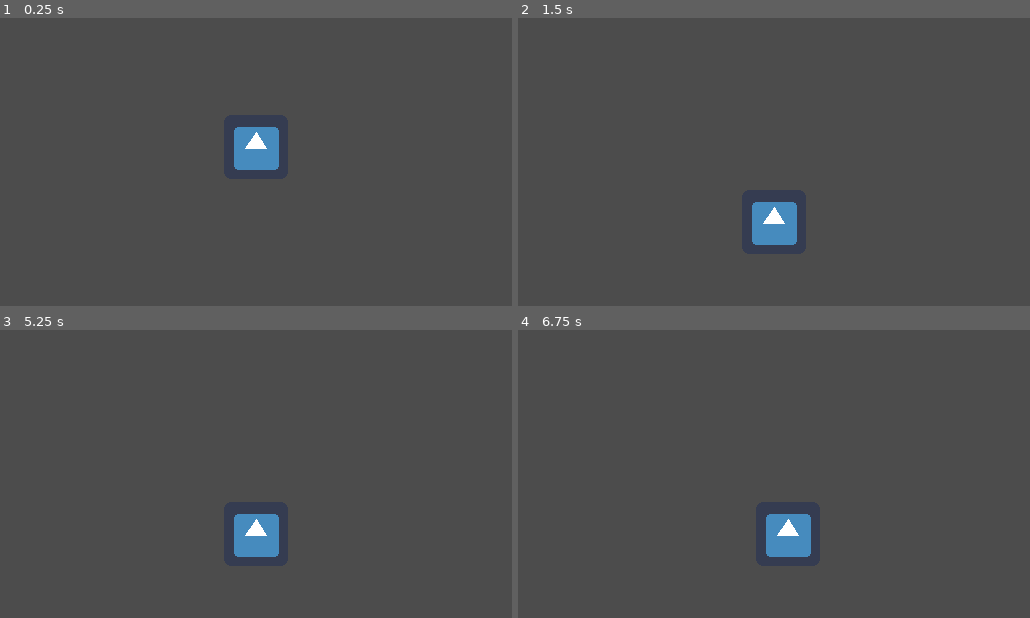
Above: before the commit, frames 1-4 (two rows, left to right).
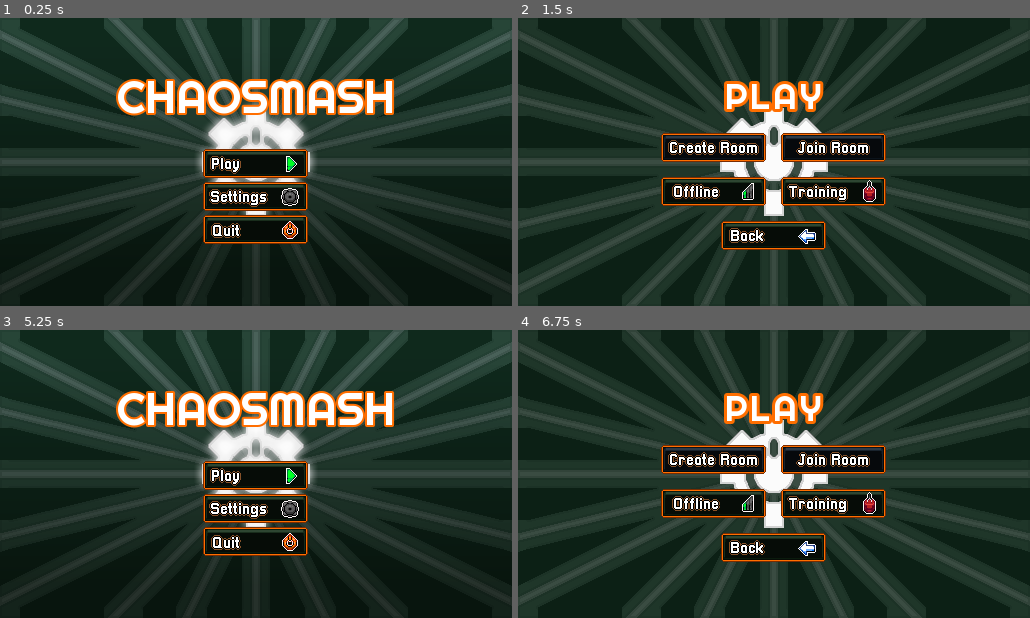
Above: after the commit, the same moments.

Repository: GE-Community/ChaoSmash
Game: Godot game, scene res://Menu/MainMenu.tscn
Same seed, same stepped clock (60 frames per second), same inputs: the game is played once before the commit and once after it. Before the commit the project starts from res://Stages/DebugStage/DebugStage.tscn. The engine's default icon, where the game draws it, is replaced by a stand-in: a white triangle on a blue panel in a dark square.
Inputs (mouse positions are in pixels of both pictures, inside the frame that each line leads up to):
- Up to frame 1 (0.25 s): no input
- Up to frame 2 (1.5 s): click (774, 196) at 0.52 s; click (774, 164) at 1.27 s
- Up to frame 3 (5.25 s): click (194, 459) at 2.02 s; click (317, 459) at 2.77 s; click (194, 502) at 3.52 s; click (317, 502) at 4.27 s; click (256, 548) at 5.02 s
- Up to frame 4 (6.75 s): click (774, 476) at 5.77 s; tap Enter at 6.5 s; hold D (player_right) from 6.53 s (still down)

The runs differ from the first frame. In frame 1, 93% of the frame differs, in the area x 0-100%, y 0-100%; in frame 2, 94%; in frame 3, 93%; in frame 4, 94%.

Commit message:
Added Main Menu And Lobby

Diff:
--- /dev/null
+++ b/Menu/MainMenu.gd
@@ -0,0 +1,22 @@
+extends Control
+
+# Variables
+var backgrounds : Array = ["res://Menu/Backgrounds/menu.png", "res://Menu/Backgrounds/menu2.png"]
+
+# Onready Variables
+onready var background_node : TextureRect = $Background
+
+func _ready():
+	randomize() #Using Randomize so that rand_range gives random results every time
+	var background : int = round(rand_range(0, backgrounds.size()-1)) # Getting a random index for background
+	var background_texture : Texture = load(backgrounds[background]) # Loading background texture
+	background_node.set_texture(background_texture) # Setting background
+
+func _on_PlayBtn_pressed():
+	SceneManager.goto("PlayMenu") # Changing scene to PlayMenu
+
+func _on_SettingsBtn_pressed():
+	pass # to be replaced by code for settings
+
+func _on_QuitBtn_pressed():
+	get_tree().quit() # Quit the game
--- /dev/null
+++ b/Menu/MainMenu.tscn
@@ -0,0 +1,96 @@
+[gd_scene load_steps=10 format=2]
+
+[ext_resource path="res://Menu/Buttons/PlayBtn.png" type="Texture" id=1]
+[ext_resource path="res://Menu/MainMenu.gd" type="Script" id=2]
+[ext_resource path="res://Menu/Buttons/PlayBtnPressed.png" type="Texture" id=3]
+[ext_resource path="res://Menu/Buttons/Settingsbtn.png" type="Texture" id=4]
+[ext_resource path="res://Menu/Buttons/SettingsPressed.png" type="Texture" id=5]
+[ext_resource path="res://Menu/Buttons/QuitBtn.png" type="Texture" id=6]
+[ext_resource path="res://Menu/Buttons/QuitBtnPressed.png" type="Texture" id=7]
+[ext_resource path="res://Menu/Righteous-Regular.ttf" type="DynamicFontData" id=8]
+
+[sub_resource type="DynamicFont" id=1]
+size = 45
+outline_size = 2
+outline_color = Color( 1, 0.435294, 0, 1 )
+use_filter = true
+font_data = ExtResource( 8 )
+
+[node name="MainMenu" type="Control"]
+anchor_right = 1.0
+anchor_bottom = 1.0
+script = ExtResource( 2 )
+__meta__ = {
+"_edit_use_anchors_": false
+}
+
+[node name="Background" type="TextureRect" parent="."]
+anchor_right = 1.0
+anchor_bottom = 1.0
+expand = true
+__meta__ = {
+"_edit_use_anchors_": false
+}
+
+[node name="Buttons" type="Control" parent="."]
+anchor_right = 1.0
+anchor_bottom = 1.0
+
+[node name="CenterContainer" type="CenterContainer" parent="Buttons"]
+anchor_right = 1.0
+anchor_bottom = 1.0
+margin_top = 69.0
+__meta__ = {
+"_edit_use_anchors_": false
+}
+
+[node name="VBoxContainer" type="VBoxContainer" parent="Buttons/CenterContainer"]
+margin_left = 203.0
+margin_top = 62.0
+margin_right = 308.0
+margin_bottom = 157.0
+alignment = 1
+
+[node name="PlayBtn" type="TextureButton" parent="Buttons/CenterContainer/VBoxContainer"]
+margin_right = 105.0
+margin_bottom = 29.0
+focus_mode = 0
+enabled_focus_mode = 0
+texture_normal = ExtResource( 1 )
+texture_pressed = ExtResource( 3 )
+
+[node name="SettingsBtn" type="TextureButton" parent="Buttons/CenterContainer/VBoxContainer"]
+margin_top = 33.0
+margin_right = 105.0
+margin_bottom = 62.0
+focus_mode = 0
+enabled_focus_mode = 0
+texture_normal = ExtResource( 4 )
+texture_pressed = ExtResource( 5 )
+
+[node name="QuitBtn" type="TextureButton" parent="Buttons/CenterContainer/VBoxContainer"]
+margin_top = 66.0
+margin_right = 105.0
+margin_bottom = 95.0
+focus_mode = 0
+enabled_focus_mode = 0
+texture_normal = ExtResource( 6 )
+texture_pressed = ExtResource( 7 )
+
+[node name="Title" type="Label" parent="."]
+margin_left = 167.0
+margin_top = 50.0
+margin_right = 344.0
+margin_bottom = 86.0
+grow_horizontal = 2
+rect_pivot_offset = Vector2( 139, 0 )
+custom_fonts/font = SubResource( 1 )
+text = "CHAOSMASH"
+align = 1
+valign = 1
+__meta__ = {
+"_edit_use_anchors_": false
+}
+[connection signal="pressed" from="Buttons/CenterContainer/VBoxContainer/PlayBtn" to="." method="_on_PlayBtn_pressed"]
+[connection signal="pressed" from="Buttons/CenterContainer/VBoxContainer/SettingsBtn" to="." method="_on_SettingsBtn_pressed"]
+[connection signal="pressed" from="Buttons/CenterContainer/VBoxContainer/QuitBtn" to="." method="_on_QuitBtn_pressed"]
--- /dev/null
+++ b/Menu/PlayMenu.gd
@@ -0,0 +1,29 @@
+extends Control
+
+# Variables
+var backgrounds : Array = ["res://Menu/Backgrounds/menu.png", "res://Menu/Backgrounds/menu2.png"]
+
+# Onready Variables
+onready var background_node : TextureRect = $Background
+
+func _ready():
+	randomize() #Using Randomize so that rand_range gives random results every time
+	var background : int = round(rand_range(0, backgrounds.size()-1)) # Getting a random index for background
+	var background_texture : Texture = load(backgrounds[background]) # Loading background texture
+	background_node.set_texture(background_texture) # Setting background
+
+
+func _on_CreateRoomBtn_pressed():
+	pass # To be replaced by kevin's multiplayer code
+
+func _on_JoinRoomBtn_pressed():
+	pass # To be replaced by kevin's multiplayer code
+
+func _on_OfflineBtn_pressed():
+	pass # To be replaced by code for offline mode
+
+func _on_TrainingBtn_pressed():
+	pass # To be replaced by code for offline mode
+
+func _on_BackBtn_pressed():
+	SceneManager.goto("MainMenu") # Change Menu To Main Menu
--- /dev/null
+++ b/Menu/PlayMenu.tscn
@@ -0,0 +1,145 @@
+[gd_scene load_steps=14 format=2]
+
+[ext_resource path="res://Menu/PlayMenu.gd" type="Script" id=1]
+[ext_resource path="res://Menu/Buttons/CreateRoomPressed.png" type="Texture" id=2]
+[ext_resource path="res://Menu/Buttons/JoinRoomPressed.png" type="Texture" id=3]
+[ext_resource path="res://Menu/Buttons/TrainingBtnPressed.png" type="Texture" id=4]
+[ext_resource path="res://Menu/Buttons/JoinRoom.png" type="Texture" id=5]
+[ext_resource path="res://Menu/Buttons/CreateRoom.png" type="Texture" id=6]
+[ext_resource path="res://Menu/Buttons/OfflineBtn.png" type="Texture" id=7]
+[ext_resource path="res://Menu/Buttons/OfflineBtnPressed.png" type="Texture" id=8]
+[ext_resource path="res://Menu/Buttons/TrainingBtn.png" type="Texture" id=9]
+[ext_resource path="res://Menu/Righteous-Regular.ttf" type="DynamicFontData" id=10]
+[ext_resource path="res://Menu/Buttons/BackBtn.png" type="Texture" id=11]
+[ext_resource path="res://Menu/Buttons/BackBtnPressed.png" type="Texture" id=12]
+
+[sub_resource type="DynamicFont" id=1]
+size = 35
+outline_size = 3
+outline_color = Color( 1, 0.435294, 0, 1 )
+use_filter = true
+extra_spacing_char = 3
+font_data = ExtResource( 10 )
+
+[node name="PlayMenu" type="Control"]
+anchor_right = 1.0
+anchor_bottom = 1.0
+script = ExtResource( 1 )
+__meta__ = {
+"_edit_use_anchors_": false
+}
+
+[node name="Background" type="TextureRect" parent="."]
+anchor_right = 1.0
+anchor_bottom = 1.0
+__meta__ = {
+"_edit_use_anchors_": false
+}
+
+[node name="Buttons" type="Control" parent="."]
+anchor_right = 1.0
+anchor_bottom = 1.0
+__meta__ = {
+"_edit_use_anchors_": false
+}
+
+[node name="CenterContainer" type="CenterContainer" parent="Buttons"]
+anchor_right = 1.0
+anchor_bottom = 1.0
+__meta__ = {
+"_edit_use_anchors_": false
+}
+
+[node name="VBoxContainer" type="VBoxContainer" parent="Buttons/CenterContainer"]
+margin_left = 143.0
+margin_top = 56.0
+margin_right = 368.0
+margin_bottom = 232.0
+custom_constants/separation = 15
+alignment = 1
+__meta__ = {
+"_edit_use_anchors_": false
+}
+
+[node name="Title" type="Label" parent="Buttons/CenterContainer/VBoxContainer"]
+margin_right = 225.0
+margin_bottom = 44.0
+custom_fonts/font = SubResource( 1 )
+text = "PLAY"
+align = 1
+valign = 1
+__meta__ = {
+"_edit_use_anchors_": false
+}
+
+[node name="HBoxContainer" type="HBoxContainer" parent="Buttons/CenterContainer/VBoxContainer"]
+margin_top = 59.0
+margin_right = 225.0
+margin_bottom = 88.0
+custom_constants/separation = 15
+alignment = 1
+
+[node name="CreateRoomBtn" type="TextureButton" parent="Buttons/CenterContainer/VBoxContainer/HBoxContainer"]
+margin_right = 105.0
+margin_bottom = 29.0
+focus_mode = 0
+enabled_focus_mode = 0
+texture_normal = ExtResource( 6 )
+texture_pressed = ExtResource( 2 )
+
+[node name="JoinRoomBtn" type="TextureButton" parent="Buttons/CenterContainer/VBoxContainer/HBoxContainer"]
+margin_left = 120.0
+margin_right = 225.0
+margin_bottom = 29.0
+focus_mode = 0
+enabled_focus_mode = 0
+texture_normal = ExtResource( 5 )
+texture_pressed = ExtResource( 3 )
+
+[node name="HBoxContainer2" type="HBoxContainer" parent="Buttons/CenterContainer/VBoxContainer"]
+margin_top = 103.0
+margin_right = 225.0
+margin_bottom = 132.0
+custom_constants/separation = 15
+alignment = 1
+
+[node name="OfflineBtn" type="TextureButton" parent="Buttons/CenterContainer/VBoxContainer/HBoxContainer2"]
+margin_right = 105.0
+margin_bottom = 29.0
+focus_mode = 0
+enabled_focus_mode = 0
+texture_normal = ExtResource( 7 )
+texture_pressed = ExtResource( 8 )
+
+[node name="TrainingBtn" type="TextureButton" parent="Buttons/CenterContainer/VBoxContainer/HBoxContainer2"]
+margin_left = 120.0
+margin_right = 225.0
+margin_bottom = 29.0
+focus_mode = 0
+enabled_focus_mode = 0
+texture_normal = ExtResource( 9 )
+texture_pressed = ExtResource( 4 )
+
+[node name="HBoxContainer3" type="HBoxContainer" parent="Buttons/CenterContainer/VBoxContainer"]
+margin_top = 147.0
+margin_right = 225.0
+margin_bottom = 176.0
+alignment = 1
+__meta__ = {
+"_edit_use_anchors_": false
+}
+
+[node name="BackBtn" type="TextureButton" parent="Buttons/CenterContainer/VBoxContainer/HBoxContainer3"]
+margin_left = 60.0
+margin_right = 165.0
+margin_bottom = 29.0
+focus_mode = 0
+enabled_focus_mode = 0
+texture_normal = ExtResource( 11 )
+texture_pressed = ExtResource( 12 )
+stretch_mode = 3
+[connection signal="pressed" from="Buttons/CenterContainer/VBoxContainer/HBoxContainer/CreateRoomBtn" to="." method="_on_CreateRoomBtn_pressed"]
+[connection signal="pressed" from="Buttons/CenterContainer/VBoxContainer/HBoxContainer/JoinRoomBtn" to="." method="_on_JoinRoomBtn_pressed"]
+[connection signal="pressed" from="Buttons/CenterContainer/VBoxContainer/HBoxContainer2/OfflineBtn" to="." method="_on_OfflineBtn_pressed"]
+[connection signal="pressed" from="Buttons/CenterContainer/VBoxContainer/HBoxContainer2/TrainingBtn" to="." method="_on_TrainingBtn_pressed"]
+[connection signal="pressed" from="Buttons/CenterContainer/VBoxContainer/HBoxContainer3/BackBtn" to="." method="_on_BackBtn_pressed"]
--- /dev/null
+++ b/Singletons/SceneManager.gd
@@ -0,0 +1,8 @@
+extends Node
+
+func goto(location : String):
+	match location:
+		"MainMenu":
+			get_tree().change_scene("res://Menu/MainMenu.tscn")
+		"PlayMenu":
+			get_tree().change_scene("res://Menu/PlayMenu.tscn")
--- a/project.godot
+++ b/project.godot
@@ -16,14 +16,42 @@
 [application]
 
 config/name="ChaosJam"
-run/main_scene="res://Stages/DebugStage/DebugStage.tscn"
+run/main_scene="res://Menu/MainMenu.tscn"
 config/icon="res://icon.png"
+
+[autoload]
+
+SceneManager="*res://Singletons/SceneManager.gd"
 
 [display]
 
 window/size/width=512
 window/size/height=288
 window/stretch/mode="2d"
+window/stretch/aspect="keep"
+
+[importer_defaults]
+
+texture={
+"compress/bptc_ldr": 0,
+"compress/hdr_mode": 0,
+"compress/lossy_quality": 0.7,
+"compress/mode": 0,
+"compress/normal_map": 0,
+"detect_3d": false,
+"flags/anisotropic": false,
+"flags/filter": false,
+"flags/mipmaps": false,
+"flags/repeat": 0,
+"flags/srgb": 2,
+"process/HDR_as_SRGB": false,
+"process/fix_alpha_border": true,
+"process/invert_color": false,
+"process/premult_alpha": false,
+"size_limit": 0,
+"stream": false,
+"svg/scale": 1.0
+}
 
 [input]
 
Binary file added: Menu/Backgrounds/menu.png
Not shown, added: Menu/Backgrounds/menu.png.import
Binary file added: Menu/Backgrounds/menu2.png
Not shown, added: Menu/Backgrounds/menu2.png.import
Binary file added: Menu/Buttons/BackBtn.png
Not shown, added: Menu/Buttons/BackBtn.png.import
Binary file added: Menu/Buttons/BackBtnPressed.png
Not shown, added: Menu/Buttons/BackBtnPressed.png.import
Binary file added: Menu/Buttons/CreateRoom.png
Not shown, added: Menu/Buttons/CreateRoom.png.import
Binary file added: Menu/Buttons/CreateRoomPressed.png
Not shown, added: Menu/Buttons/CreateRoomPressed.png.import
(and 30 more such lines)
